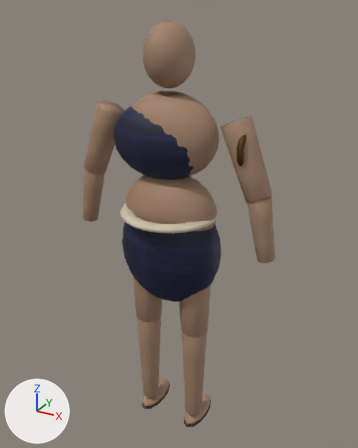
An edit to the glTF model .arena/production/2026-11-23_w1d7_production/guard/out/GUARD_CLASS_V1.glb, drawn before and after from the same camera.
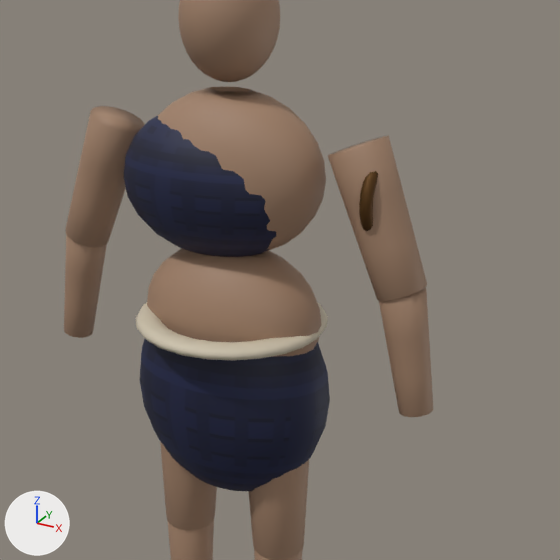
Each version is shown whole from a camera (50 mm lens) standing at (0.93, -1.617, 1.82) and looking at (0.011, 0.054, 0.984), then close up on the part from 14% to 95% of the width and 10% to 75% of the height. The axes (+X, +Y, +Z) are drawn at lower left. The lights are the same throughout. The last two pictures show the newer version.

Names of what the first close-up shows: 'armband_plain_bronze_R', 'forearm_hand.L', 'forearm_hand.R', 'head_generic', 'pelvis_lower', 'skirt_wrap_indigo', 'thigh.L', 'thigh.R', 'torso_upper', 'upperarm.L', 'upperarm.R', 'waist_sash_plain', 'wrap_oneshoulder_indigo' and 2 more.
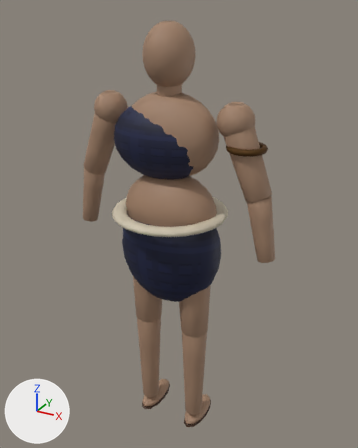
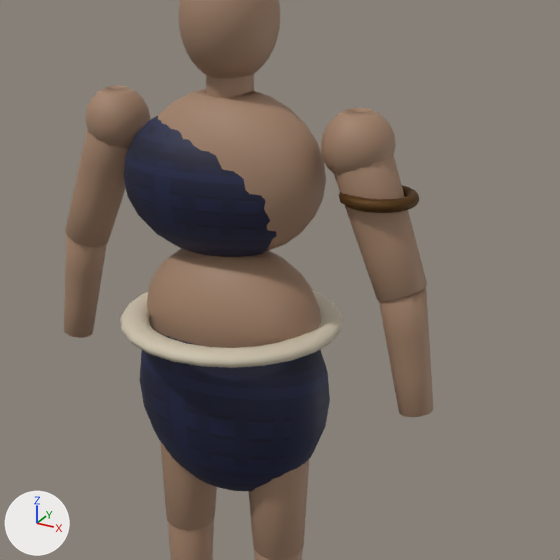
Scene script edits in JSON lines:
```json
{"block": "me_upperarm_l", "where": "# used by ob_upperarm_l; location = (0.0, 0.0, 0.0)"}
{"op": "remove", "block": "me_upperarm_l", "code": "me_upperarm_l.from_pydata(...)  # 74 vertices, 144 faces; spans x -0.416..-0.215, y -0.058..0.058, z 1.168..1.471"}
{"op": "add", "block": "me_upperarm_l", "code": "me_upperarm_l.from_pydata(...)  # 201 vertices, 396 faces; spans x -0.416..-0.2, y -0.066..0.066, z 1.168..1.515"}
{"block": "me_upperarm_l", "change": "me_upperarm_l part 1: 127 vertices added at x -0.336..-0.2, y -0.066..0.066, z 1.382..1.515"}
{"block": "me_upperarm_r", "where": "# used by ob_upperarm_r; location = (0.0, 0.0, 0.0)"}
{"op": "remove", "block": "me_upperarm_r", "code": "me_upperarm_r.from_pydata(...)  # 74 vertices, 144 faces; spans x 0.215..0.416, y -0.058..0.058, z 1.168..1.471"}
{"op": "add", "block": "me_upperarm_r", "code": "me_upperarm_r.from_pydata(...)  # 201 vertices, 396 faces; spans x 0.2..0.416, y -0.066..0.066, z 1.168..1.515"}
{"block": "me_upperarm_r", "change": "me_upperarm_r part 2: 127 vertices added at x 0.2..0.336, y -0.066..0.066, z 1.382..1.515"}
{"block": "me_waist_sash_plain", "where": "# used by ob_waist_sash_plain; location = (0.0, 0.0, 0.0)"}
{"op": "remove", "block": "me_waist_sash_plain", "code": "me_waist_sash_plain.from_pydata(...)  # 240 vertices, 480 faces; spans x -0.203..0.203, y -0.203..0.203, z 1.045..1.075"}
{"op": "add", "block": "me_waist_sash_plain", "code": "me_waist_sash_plain.from_pydata(...)  # 240 vertices, 480 faces; spans x -0.235..0.235, y -0.235..0.235, z 1.044..1.076"}
{"block": "me_waist_sash_plain", "change": "me_waist_sash_plain part 3: 240 of 240 vertices moved; they spanned x -0.203..0.203, y -0.203..0.203, z 1.045..1.075 and now span x -0.235..0.235, y -0.235..0.235, z 1.044..1.076; mean shift (0.0, 0.0, 0.0)"}
{"block": "me_armband_plain_bronze_r", "where": "# used by ob_armband_plain_bronze_r; location = (0.0, 0.0, 0.0)"}
{"op": "remove", "block": "me_armband_plain_bronze_r", "code": "me_armband_plain_bronze_r.from_pydata(...)  # 200 vertices, 400 faces; spans x 0.3021..0.3249, y -0.074..0.074, z 1.286..1.434"}
{"op": "add", "block": "me_armband_plain_bronze_r", "code": "me_armband_plain_bronze_r.from_pydata(...)  # 200 vertices, 400 faces; spans x 0.2395..0.3875, y -0.074..0.074, z 1.3486..1.3714"}
{"block": "me_armband_plain_bronze_r", "change": "me_armband_plain_bronze_r part 4: the whole mesh is multiplied about its middle by the matrix ((0.0, 1.0, 0.0), (0.0, 0.0, 1.0), (1.0, 0.0, 0.0))"}
```

Location of each change, (x1, y1, x2, y2) in pixels of the close-ups (560 x 560 px):
```json
{"object": "upperarm.R", "change": "reshaped", "before": [328, 135, 427, 301], "after": [321, 108, 427, 301], "on screen": "7% wider, 16% taller"}
{"object": "upperarm.L", "change": "reshaped", "before": [66, 106, 145, 247], "after": [66, 86, 151, 247], "on screen": "7% wider, 14% taller"}
{"object": "waist_sash_plain", "change": "reshaped", "before": [135, 302, 328, 360], "after": [120, 290, 343, 368]}
{"object": "armband_plain_bronze_R", "change": "reshaped", "before": [359, 171, 378, 231], "after": [339, 185, 419, 213]}
{"part": 1, "of": "me_upperarm_l", "change": "added", "after": [86, 86, 151, 149], "on screen": "beige"}
{"part": 2, "of": "me_upperarm_r", "change": "added", "after": [321, 108, 396, 175], "on screen": "beige"}
```
